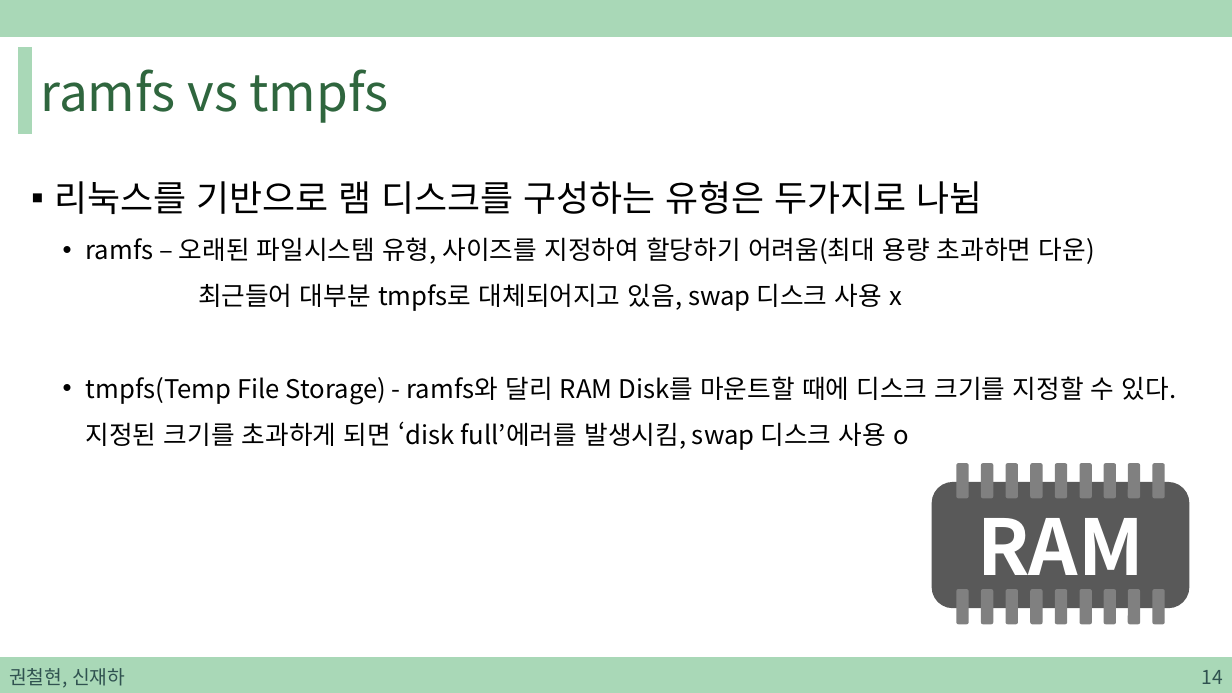
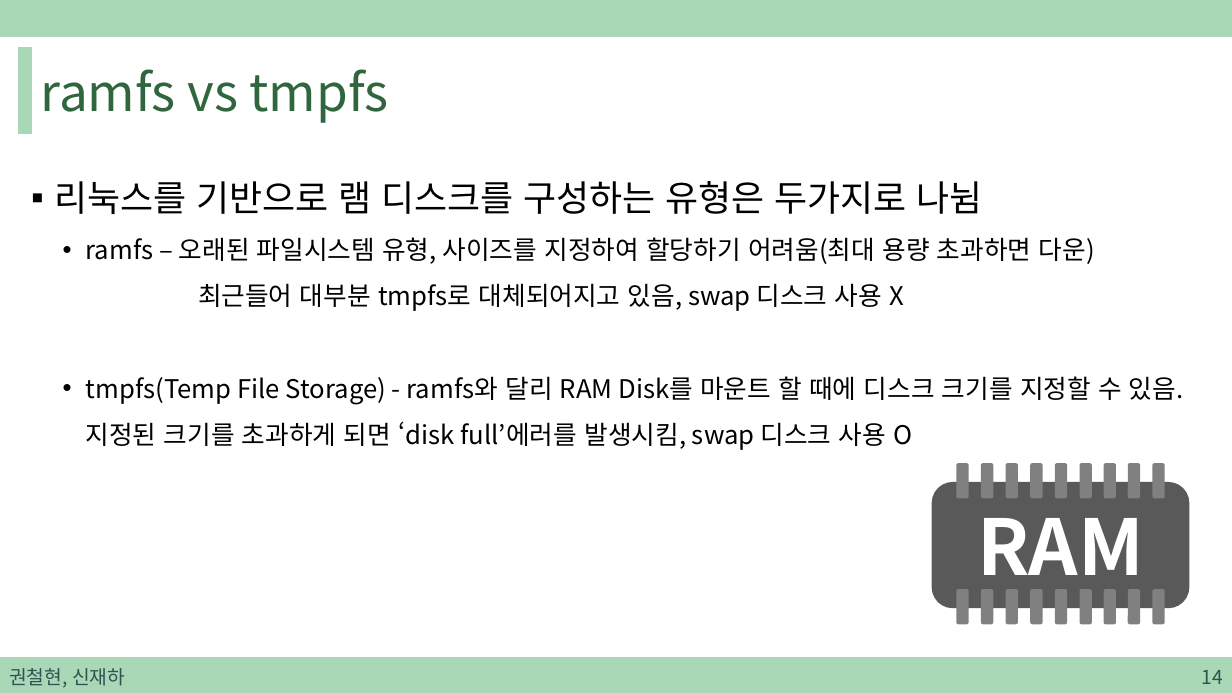
Before and after one commit to sjh4287/capston, a slide deck: slide 14 of 2022.02.18/권철현,신재하.pptx. Drawn at 1232x693 pixels with LibreOffice and Linux fonts; fonts in the diff are those of the drawing. Boxes give left, top, right and bottom in pixels: in the first picture for what was removed or moved away, otherwise in the second. Text is boxed around its words. In the diff, an @@ line names an element or a change of style, - is before the commit and + after.

```diff
--- a/2022.02.18/권철현,신재하.pptx
+++ b/2022.02.18/권철현,신재하.pptx
@@ text at <box>86,283,1184,450</box>: text changed @@
-  최근들어 대부분 tmpfs로 대체되어지고 있음, swap 디스크 사용 x
-  • tmpfs(Temp File Storage) - ramfs와 달리 RAM Disk를 마운트할 때에 디스크 크기를 지정할 수 있다. 지정된 크기를 초과하게 되면 ‘disk full’에러를 발생시킴, swap 디스크 사용 o
+  최근들어 대부분 tmpfs로 대체되어지고 있음, swap 디스크 사용 X
+  • tmpfs(Temp File Storage) - ramfs와 달리 RAM Disk를 마운트 할 때에 디스크 크기를 지정할 수 있음. 지정된 크기를 초과하게 되면 ‘disk full’에러를 발생시킴, swap 디스크 사용 O
```
Also in this commit, not shown: 3 other slides changed.
